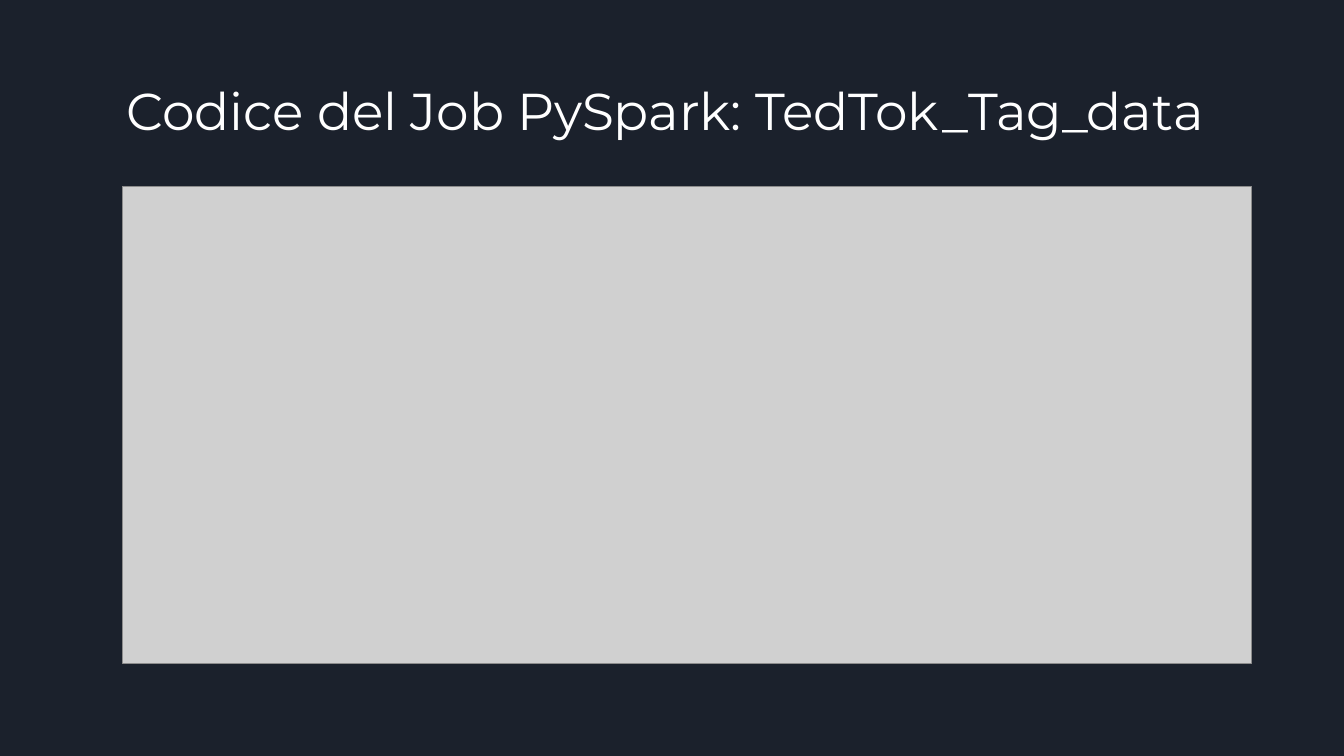
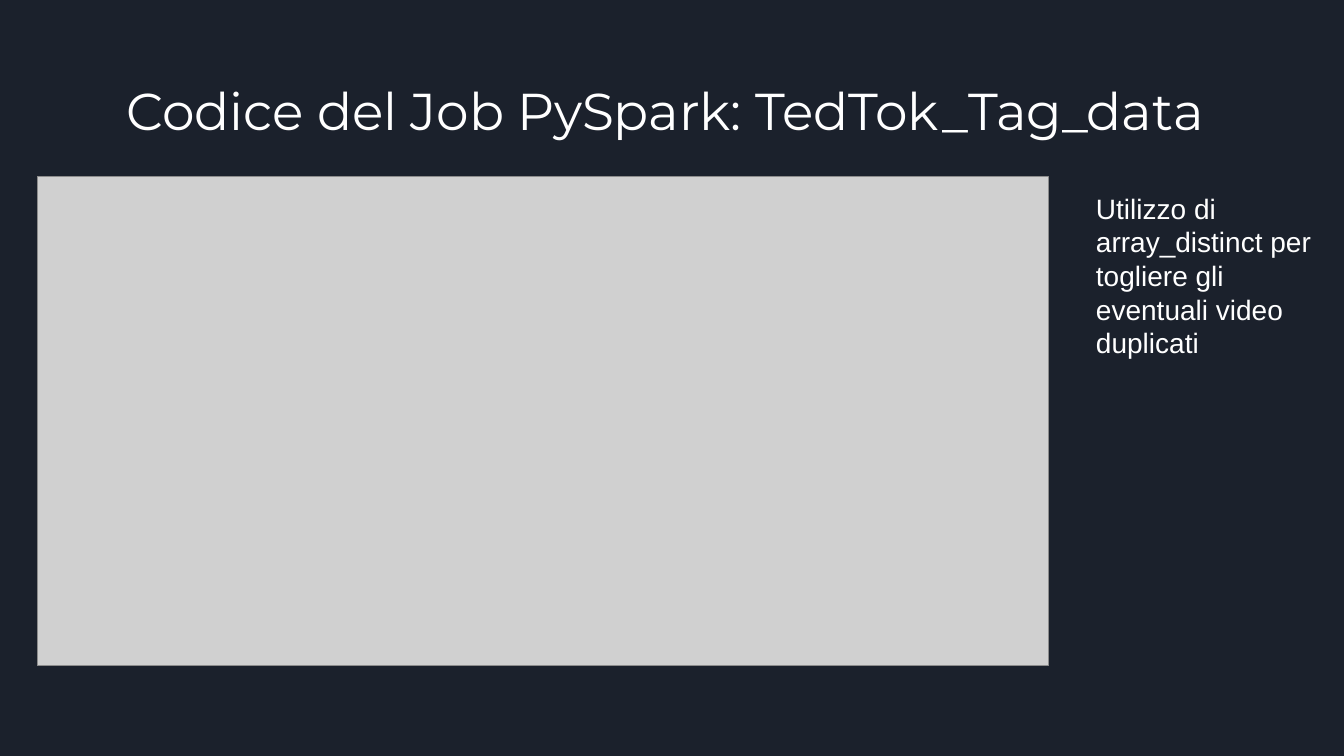
Before and after one commit to Gabriele-Mazzoleni/Progetti_Tec_Cloud_Mobile_2024, a slide deck: slide 7 of Parte 2/Presentazione TedxTok(parte 2).pptx. Drawn at 1344x756 pixels with LibreOffice and Linux fonts; fonts in the diff are those of the drawing; grey boxes stand for pictures. Boxes give left, top, right and bottom in pixels: in the first picture for what was removed or moved away, otherwise in the second. Text is boxed around its words. In the diff, an @@ line names an element or a change of style, - is before the commit and + after.

```diff
--- a/Parte 2/Presentazione TedxTok(parte 2).pptx
+++ b/Parte 2/Presentazione TedxTok(parte 2).pptx
@@ picture: place and size @@
-picture at [122,187,1251,663]
+picture at [37,176,1049,665]
@@ text added at [1096,198,1310,358], 20 pt, text #FFFFFF @@
+Utilizzo di array_distinct per togliere gli eventuali video duplicati
```
Also in this commit, not shown: 2 other slides changed, 1 slide added, 1 slide removed.
